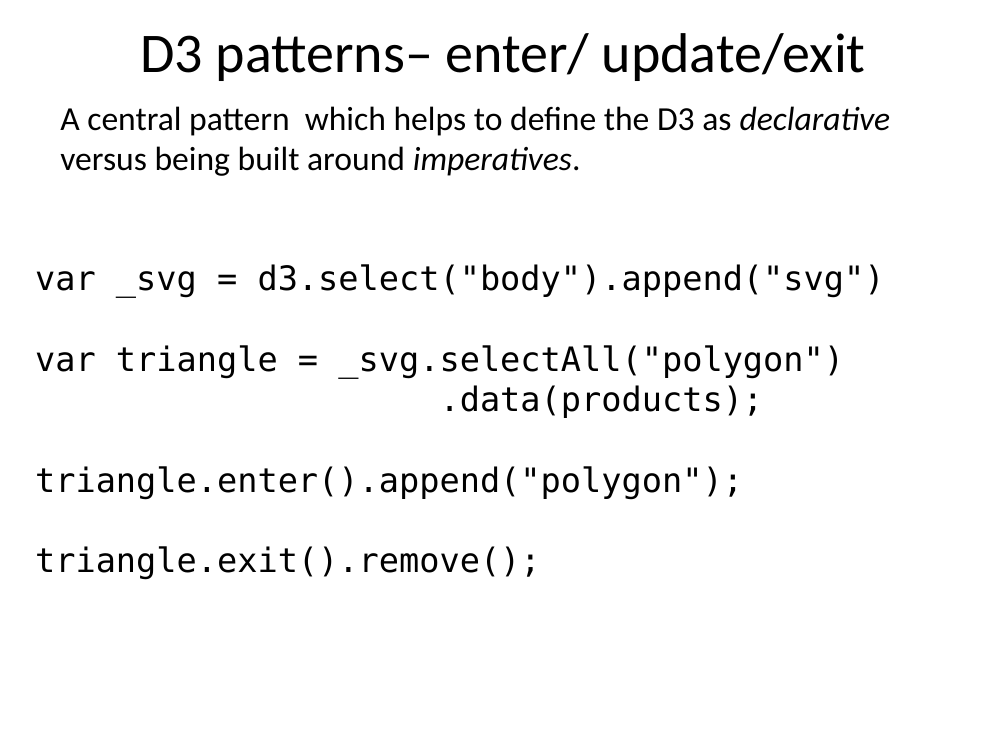
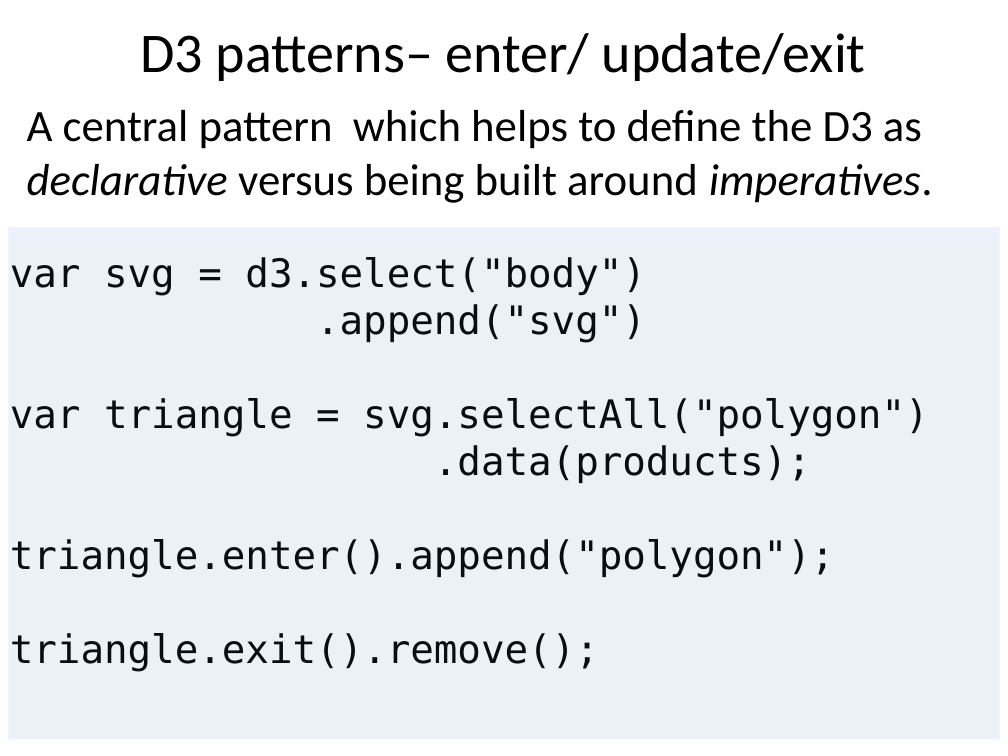
Before and after one commit to benralexander/lv, a slide deck: slide 54 of myD3_latest_c.ppt (slide 48 before the commit). Drawn at 1008x756 pixels with LibreOffice and Linux fonts; fonts in the diff are those of the drawing. Boxes give left, top, right and bottom in pixels: in the first picture for what was removed or moved away, otherwise in the second. Text is boxed around its words. In the diff, an @@ line names an element or a change of style, - is before the commit and + after.

```diff
--- a/myD3_latest_c.ppt
+++ b/myD3_latest_c.ppt
@@ text "A central pattern which helps ...": place and size @@
-text "A central pattern which helps ..." at [60, 106, 891, 176]
+text "A central pattern which helps ..." at [27, 110, 933, 203]
@@ text "A central pattern which helps ..." at [27, 110, 933, 203]: size 24 to 32 pt @@
@@ rectangle added at [8, 227, 999, 739], fill #4F81BD at 10% opacity @@
@@ text "var svg = d3.select("body")": place and size @@
-text "var svg = d3.select("body")" at [35, 264, 885, 580]
+text "var svg = d3.select("body")" at [10, 257, 928, 672]
@@ text at [10, 257, 928, 437]: text changed; size 24 to 28 pt @@
-var _svg = d3.select("body").append("svg")
-var triangle = _svg.selectAll("polygon")
+var svg = d3.select("body")
+.append("svg")
+var triangle = svg.selectAll("polygon")
@@ text at [10, 445, 835, 672]: size 24 to 28 pt in ".data(products);", "triangle.enter().append("polygon");", "triangle.exit().remove();" @@
```
Also in this commit, not shown: 32 other slides changed, 9 slides added, 3 slides removed, 7 other files.
